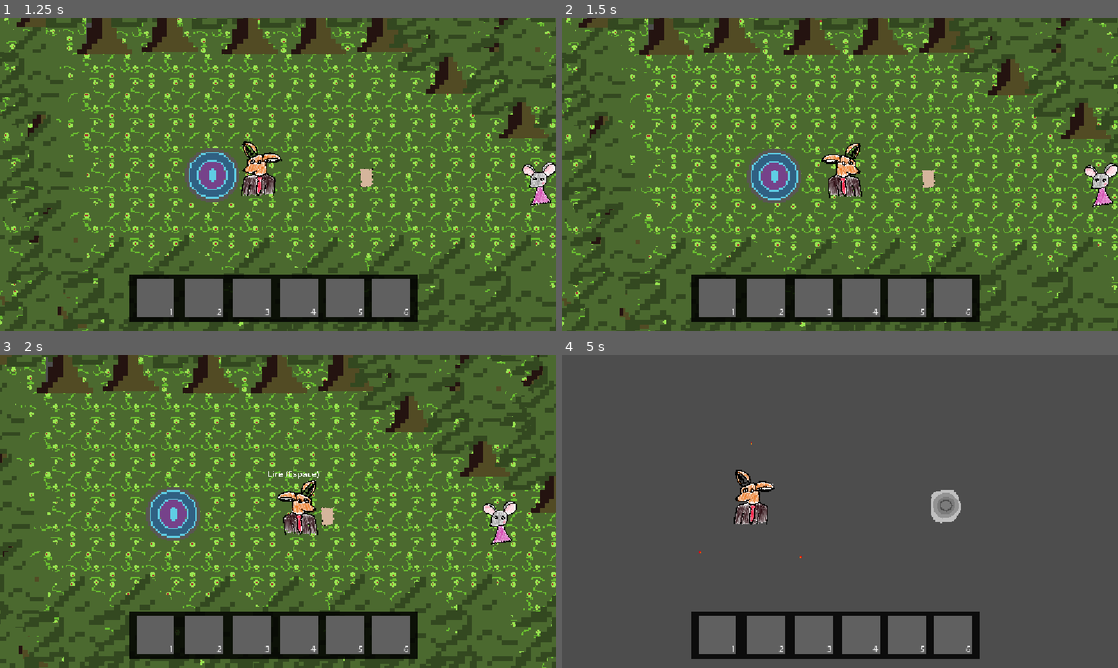
Above: before the commit, frames 1-4 (two rows, left to right).
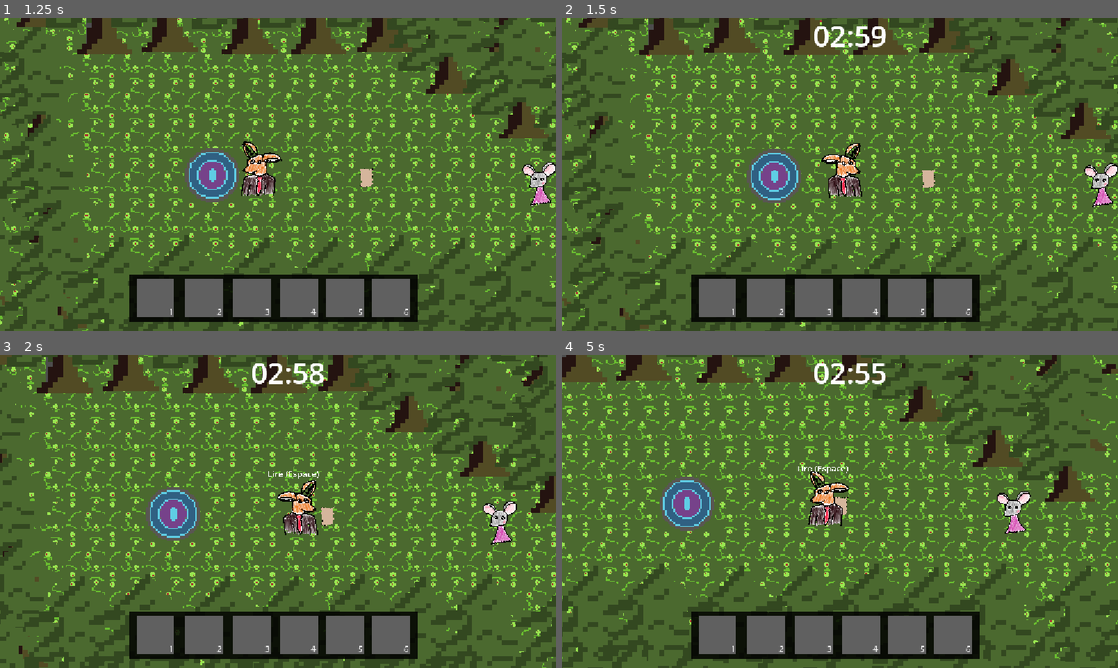
Above: after the commit, the same moments.

Repository: ygrecky/GameJam1
Game: Godot game, scene res://scenes/game_controller.tscn
Two runs of this game, one before a commit and one after it. Both use one fixed random seed, a clock stepped at 60 frames per second and the inputs below.
Inputs (mouse positions are in pixels of both pictures, inside the frame that each line leads up to):
- Up to frame 1 (1.25 s): click (278, 215) at 0.5 s
- Up to frame 2 (1.5 s): hold Right (right) from 1.28 s (still down); tap T (hide_time, bound only after the commit) at 1.35 s
- Up to frame 3 (2 s): keep holding Right (right)
- Up to frame 4 (5 s): release Right (right) at 2.03 s; hold Down (down) 2.03-2.78 s; tap 1 (Slot 1) at 2.1 s; tap T (hide_time, bound only after the commit) every 0.75 s from 2.3 to 4.55 s; hold Right (right) 2.78-3.53 s; hold 2 (Slot 2) 2.78-3.53 s; hold Up (up) 3.53-4.28 s; tap 3 (Slot 3) at 3.6 s; hold Left (left) from 4.28 s (still down); hold 4 (Slot 4) from 4.28 s (still down); tap P (debug1) at 4.9 s

Frame 1 is identical in both runs. In frame 2, 0.4% of the frame differs, in the area x 45-59%, y 2-10%; in frame 3, 0.4%; in frame 4, 92%, in the area x 0-100%, y 0-100%.

Commit message:
Deuxième fin fonctionnelle

Diff:
--- a/project.godot
+++ b/project.godot
@@ -110,6 +110,11 @@
 "events": [Object(InputEventKey,"resource_local_to_scene":false,"resource_name":"","device":-1,"window_id":0,"alt_press …(192 unchanged characters)…
 ]
 }
+hide_time={
+"deadzone": 0.2,
+"events": [Object(InputEventKey,"resource_local_to_scene":false,"resource_name":"","device":-1,"window_id":0,"alt_pressed":false,"shift_pressed":false,"ctrl_pressed":false,"meta_pressed":false,"pressed":false,"keycode":0,"physical_keycode":84,"key_label":0,"unicode":116,"location":0,"echo":false,"script":null)
+]
+}
 
 [physics]
 
--- a/scenes/Levels/Forêt.tscn
+++ b/scenes/Levels/Forêt.tscn
@@ -42,6 +42,7 @@
 [node name="FeuillePapier" parent="." unique_id=1749185933 instance=ExtResource("4_lowvy")]
 position = Vector2(377, 4)
 scale = Vector2(0.06, 0.06)
+readable = true
 
 [node name="Sol" parent="." unique_id=1363791764 instance=ExtResource("5_lowvy")]
 z_index = -1
--- a/scenes/Levels/Place village.tscn
+++ b/scenes/Levels/Place village.tscn
@@ -39,6 +39,7 @@
 [ext_resource type="Texture2D" uid="uid://c6d3rok2r2iqr" path="res://assets/décor/panneau_forge.png" id="37_11ybl"]
 [ext_resource type="Texture2D" uid="uid://b0jlnnf4j21sk" path="res://assets/décor/panneau_bibliothèque.png" id="38_6vmdp"]
 [ext_resource type="PackedScene" uid="uid://cpq1px774y8xe" path="res://scenes/Decoration/feuille_papier.tscn" id="39_11ybl"]
+[ext_resource type="PackedScene" uid="uid://c71q7iswrgo5" path="res://scenes/en_feu.tscn" id="40_6vmdp"]
 
 [node name="PlaceVillage" type="Node2D" unique_id=190258638]
 
@@ -507,6 +508,10 @@
 [node name="FeuillePapier3" parent="." unique_id=1371924350 instance=ExtResource("39_11ybl")]
 position = Vector2(4913, 2925)
 scale = Vector2(0.08, 0.08)
+
+[node name="En feu" parent="." unique_id=1901563582 instance=ExtResource("40_6vmdp")]
+position = Vector2(4897, 2878)
+scale = Vector2(1.84, 1.84)
 
 [editable path="Maison"]
 [editable path="Maison2"]
--- a/scenes/Levels/interieur_biliotheque.tscn
+++ b/scenes/Levels/interieur_biliotheque.tscn
@@ -58,17 +58,17 @@
 [node name="Biblio2" parent="." unique_id=1735855837 instance=ExtResource("5_6p2r5")]
 position = Vector2(898, -407)
 scale = Vector2(3.475, 3.475)
-texte = Array[String](["Soufflet", "Une technologie astucieuse utilisée pour propager du feu."])
+texte = Array[String](["Soufflet", "Une technologie astucieuse utilisée pour propager du feu.", "On raconte que le soufflet a une portée infinie"])
 
 [node name="Biblio3" parent="." unique_id=784989000 instance=ExtResource("5_6p2r5")]
 position = Vector2(1199.0002, -407)
 scale = Vector2(3.475, 3.475)
-texte = Array[String](["Aimant", "Son utilité reste mystérieuse, on raconte que son champ magnétique est extrèmement puissant"])
+texte = Array[String](["Aimant", "Son utilité reste mystérieuse, on raconte que son champ magnétique est extrèmement puissant", "On raconte qu'on peut orienter l'aimant dans différentes directions avec les flèches"])
 
 [node name="Biblio4" parent="." unique_id=1040922899 instance=ExtResource("5_6p2r5")]
 position = Vector2(1512.0005, -411)
 scale = Vector2(3.475, 3.475)
-texte = Array[String](["Grimoire d'invocation", "Un grimoire sur l'invocation de héros en cas d'urgence", "Une page est déchirée", "Il y a une section raturée, où vous pouvez lire \"Comment briser  …(146 unchanged characters)…
+texte = Array[String](["Grimoire d'invocation", "Un grimoire sur l'invocation de héros en cas d'urgence", "Une page est déchirée", "Il y a une section déchiréee, où vous pouvez lire \"Comment briser  …(146 unchanged characters)…
 donner_livre = true
 
 [node name="biblioth" parent="." unique_id=281381040 instance=ExtResource("6_6p2r5")]
--- a/scenes/Levels/intérieur cave.tscn
+++ b/scenes/Levels/intérieur cave.tscn
@@ -3,6 +3,7 @@
 [ext_resource type="PackedScene" uid="uid://dovg7m227or15" path="res://scenes/Decoration/parquet.tscn" id="1_in2po"]
 [ext_resource type="Texture2D" uid="uid://b7u12lnyf5nel" path="res://assets/tiles/tile_stone_1.png" id="2_obqx2"]
 [ext_resource type="Texture2D" uid="uid://r5mow7sb8cr7" path="res://assets/décor/pentagrame.png" id="3_h2wry"]
+[ext_resource type="Script" uid="uid://c5bh2le0w46kq" path="res://scripts/pentacle.gd" id="3_ngi7f"]
 [ext_resource type="PackedScene" uid="uid://r0h8ehst1iip" path="res://scenes/Decoration/mur.tscn" id="5_68xq0"]
 [ext_resource type="PackedScene" uid="uid://cbrakomq1kfn3" path="res://scenes/tp_zone.tscn" id="6_mf8xv"]
 [ext_resource type="Texture2D" uid="uid://hf3qh4exiway" path="res://assets/décor/paillasson.png" id="7_klw4l"]
@@ -18,6 +19,9 @@
 [ext_resource type="PackedScene" uid="uid://cs6uqe11x4rm3" path="res://scenes/boite_texte.tscn" id="15_vi086"]
 [ext_resource type="Script" uid="uid://irlc005im3n4" path="res://scenes/PNJ/paysane2.gd" id="17_ngi7f"]
 
+[sub_resource type="CircleShape2D" id="CircleShape2D_y7o8b"]
+radius = 96.04687
+
 [node name="Maison forgeron3" type="Node2D" unique_id=1607215442]
 position = Vector2(-17, 27)
 
@@ -31,14 +35,21 @@
 
 [node name="StaticBody2D" type="StaticBody2D" parent="." unique_id=1776865817]
 position = Vector2(826, 72)
+script = ExtResource("3_ngi7f")
 
 [node name="Sprite2D" type="Sprite2D" parent="StaticBody2D" unique_id=2122540993]
 position = Vector2(145, -14)
 scale = Vector2(14.935, 14.935)
 texture = ExtResource("3_h2wry")
 
-[node name="Mur" parent="StaticBody2D" unique_id=872404817 instance=ExtResource("5_68xq0")]
-position = Vector2(46, -572)
+[node name="Area2D" type="Area2D" parent="StaticBody2D" unique_id=2099265755]
+
+[node name="CollisionShape2D" type="CollisionShape2D" parent="StaticBody2D/Area2D" unique_id=1224128099]
+position = Vector2(150, -23)
+shape = SubResource("CircleShape2D_y7o8b")
+
+[node name="Mur6" parent="." unique_id=872404817 instance=ExtResource("5_68xq0")]
+position = Vector2(872, -500)
 
 [node name="TpZone" parent="." unique_id=1066630093 instance=ExtResource("6_mf8xv")]
 position = Vector2(39.99951, -129.00003)
--- a/scenes/PNJ/bibliothecaire2.gd
+++ b/scenes/PNJ/bibliothecaire2.gd
@@ -24,7 +24,8 @@
 	pnj_name = "Bibliothécaire "
 	dialogue = [["Bienvenue étranger !"],
 	["Voici la collection de livre très anciens du village. Il contient tout le savoir accumulé jusqu'à présent"],
-	["N'hésite pas à les lire, ils contiennent peut être des savoirs essentiels pour ta quête ! "]]
+	["Enfin, j'ai dû faire un peu de tri quand même, il y avait des livres comme ''Voir son espérance de vie avec la touche T'' qui n'avaient vraiment aucun sens..."],
+	["Bref, n'hésite pas à lire mes livres, ils contiennent peut être des savoirs essentiels pour ta quête ! "]]
 
 # Called every frame. 'delta' is the elapsed time since the previous frame.
 func _physics_process(delta: float) -> void:
--- /dev/null
+++ b/scenes/en_feu.gd
@@ -0,0 +1,12 @@
+extends Node2D
+class_name En_feu
+
+
+# Called when the node enters the scene tree for the first time.
+func _ready() -> void:
+	pass # Replace with function body.
+
+
+# Called every frame. 'delta' is the elapsed time since the previous frame.
+func _process(delta: float) -> void:
+	pass
--- /dev/null
+++ b/scenes/en_feu.tscn
@@ -0,0 +1,15 @@
+[gd_scene format=3 uid="uid://c71q7iswrgo5"]
+
+[ext_resource type="Script" uid="uid://cgr8hu13ieip2" path="res://scenes/en_feu.gd" id="1_xvheg"]
+
+[sub_resource type="RectangleShape2D" id="RectangleShape2D_u081y"]
+size = Vector2(68, 72)
+
+[node name="En feu" type="Node2D" unique_id=1901563582]
+script = ExtResource("1_xvheg")
+
+[node name="Area2D" type="Area2D" parent="." unique_id=527968252]
+
+[node name="CollisionShape2D" type="CollisionShape2D" parent="Area2D" unique_id=891242944]
+position = Vector2(24, 26)
+shape = SubResource("RectangleShape2D_u081y")
--- a/scenes/fin_du_jeu.tscn
+++ b/scenes/fin_du_jeu.tscn
@@ -1,6 +1,7 @@
 [gd_scene format=3 uid="uid://c7r6vi002c7t2"]
 
 [ext_resource type="FontFile" uid="uid://dh3ighwjb5okn" path="res://assets/fonts/deigratia/DeiGrat.ttf" id="1_brvt7"]
+[ext_resource type="Script" uid="uid://ds38f6di2xr00" path="res://scripts/fin.gd" id="1_wc53i"]
 
 [sub_resource type="Gradient" id="Gradient_wc53i"]
 offsets = PackedFloat32Array(0.8618421)
@@ -17,6 +18,7 @@
 font_size = 65
 
 [node name="Fin_du_jeu" type="CanvasLayer" unique_id=614941436]
+script = ExtResource("1_wc53i")
 
 [node name="Control" type="Control" parent="." unique_id=103235870]
 layout_mode = 3
@@ -54,13 +56,14 @@
 anchor_top = 1.0
 anchor_right = 0.5
 anchor_bottom = 1.0
-offset_left = -470.0
-offset_top = 531.0
-offset_right = 428.0
-offset_bottom = 658.0
+offset_left = -598.00006
+offset_top = 527.0
+offset_right = 687.99994
+offset_bottom = 654.0
 grow_horizontal = 2
 grow_vertical = 0
-text = "Bravo tu as tué le démon !"
+scale = Vector2(0.895, 0.895)
+text = "Bravo tu as tué le démon ! (fin 1/2)"
 label_settings = SubResource("LabelSettings_78sch")
 
 [node name="crédits" type="Label" parent="Control" unique_id=632342946]
--- a/scenes/game_controller.tscn
+++ b/scenes/game_controller.tscn
@@ -10,6 +10,7 @@
 [ext_resource type="AudioStream" uid="uid://c3aieflnwhic0" path="res://assets/sons/tic tac.wav" id="8_d6ul8"]
 [ext_resource type="PackedScene" uid="uid://c7r6vi002c7t2" path="res://scenes/fin_du_jeu.tscn" id="8_h0hye"]
 [ext_resource type="AudioStream" uid="uid://d34lfo1kwihsc" path="res://assets/sons/theme1 (2).wav" id="8_qtg6w"]
+[ext_resource type="PackedScene" uid="uid://pdpbc00ahatn" path="res://scenes/temps.tscn" id="11_1awvl"]
 
 [node name="Game Controller" type="Node" unique_id=1399786066 node_paths=PackedStringArray("world2D", "gui", "current_gui_scene")]
 script = ExtResource("1_vq0e2")
@@ -48,3 +49,6 @@
 
 [node name="Fin_du_jeu" parent="." unique_id=614941436 instance=ExtResource("8_h0hye")]
 visible = false
+
+[node name="Timer" parent="." unique_id=397395023 instance=ExtResource("11_1awvl")]
+visible = false
--- /dev/null
+++ b/scenes/temps.tscn
@@ -0,0 +1,11 @@
+[gd_scene format=3 uid="uid://pdpbc00ahatn"]
+
+[node name="Control" type="CanvasLayer" unique_id=397395023]
+
+[node name="Label" type="Label" parent="." unique_id=1362916549]
+offset_left = 520.0
+offset_top = -5.0
+offset_right = 639.0
+offset_bottom = 78.0
+theme_override_font_sizes/font_size = 60
+text = "2:30"
--- a/scripts/feu.gd
+++ b/scripts/feu.gd
@@ -42,6 +42,16 @@
 			bdd.dialogue = [["Au feu !! L'étranger met feu à nos maisons, qu'on le banisse immédiatement !!"]]
 			bdd.ending_func = (func  end_func(): Global.game_controller.restart_boucle())
 			Global.game_controller.current_2d_scene.add_child.call_deferred(bdd)
+
+	for elt in zone.get_overlapping_areas():
+		if(elt.get_parent() is En_feu):
+			Global.player.isTalking = true
+			var bdd = load("res://scenes/boite_texte.tscn").instantiate()
+			bdd.dialogue = [["Une odeur de brulée s'échappe dans l'air"]]
+			Global.player.brule_feuille = true
+			Global.game_controller.current_2d_scene.add_child.call_deferred(bdd)
+			elt.get_parent().queue_free()
+
 	pass
 
 func grow(delta, player_facingX, player_facingY):
--- a/scripts/feuille_papier.gd
+++ b/scripts/feuille_papier.gd
@@ -1,6 +1,8 @@
 extends Node2D
 class_name Papier
 @export var area : Area2D
+@export var readable : bool
+var deja_lu = false
 
 
 
@@ -17,12 +19,25 @@
 func _physics_process(delta: float) -> void:
 	for elt in area.get_overlapping_bodies():
 		if(elt is Player and elt.action_just_pressed):
-			await get_tree().create_timer(0.1).timeout
+			elt.action_just_pressed = false
 			print("Lecture de la feuille")
 			if not Global.lettre_grimoire and not Global.player.object_unlocked[4]:
-				Global.lettre_grimoire = true
+				if(readable and not(deja_lu)):
+					Global.lettre_grimoire = true
+					deja_lu = true
+
+				elif not(deja_lu):
+					var bdd = load("res://scenes/boite_texte.tscn").instantiate()
+					bdd.dialogue = [["Vous ne comprenez pas un mot de ce que vous lisez"]]
+					Global.game_controller.current_2d_scene.add_child.call_deferred(bdd)
+				else:
+					var bdd = load("res://scenes/boite_texte.tscn").instantiate()
+					bdd.dialogue = [["Vous avez déjà essayé de lire cette lettre..."]]
+					Global.game_controller.current_2d_scene.add_child.call_deferred(bdd)
 			elif not Global.lettre_grimoire:
 				print("lettre ramassée")
+				if(readable):
+					Global.player.feuille_283 = true
 				Global.player.isTalking = true
 				var bdd = load("res://scenes/boite_texte.tscn").instantiate()
 				Global.player.feuilles_grimoire +=1
--- /dev/null
+++ b/scripts/fin.gd
@@ -0,0 +1,12 @@
+extends CanvasLayer
+var bravo
+
+# Called when the node enters the scene tree for the first time.
+func _ready() -> void:
+	bravo = $Control/bravo
+	pass # Replace with function body.
+
+
+# Called every frame. 'delta' is the elapsed time since the previous frame.
+func _process(delta: float) -> void:
+	pass
--- a/scripts/flèche.gd
+++ b/scripts/flèche.gd
@@ -45,6 +45,7 @@
 				Global.player.isTalking = true
 				elt.talk_to_bis(func end_func() :
 					Global.game_controller.fin_jeu.visible = true
+					Global.game_controller.fin_jeu.bravo.text = "Bravo tu as tué le démon ! (fin 1/2)"
 					Global.game_controller.switch_to_menu())
 			queue_free()
 	move_and_slide()
--- a/scripts/game_controller.gd
+++ b/scripts/game_controller.gd
@@ -23,9 +23,13 @@
 var fin_jeu
 var sound_effect_tic
 
+var timer
+
 func restart_boucle():
 	Global.game_controller.sound_effect_tic.play()
 	Global.restart_boucle = true
+	timer.visible = false
+
 
 # Called when the node enters the scene tree for the first time.
 func _ready() -> void:
@@ -36,6 +40,7 @@
 	fin_jeu = $Fin_du_jeu
 	sound_effect_tic = $AudioTic
 	music_ow = $Musique
+	timer = $Timer
 
 	camera_limits["res://scenes/Levels/Forêt.tscn"] = [-910,-1043,1350,993]
 	camera_limits["res://scenes/Levels/Place village.tscn"] = [-100,-4800,5000,3400]
@@ -56,6 +61,7 @@
 	get_tree().root.add_child(inventory)
 
 func switch_to_menu():
+	timer.visible = false
 	Global.inMenu = true
 	current_gui_scene = load("res://scenes/menu.tscn").instantiate()
 	get_tree().root.add_child(current_gui_scene)
@@ -73,6 +79,7 @@
 	Global.player.music_ow.stop()
 	Global.player.music_house.stop()
 	current_2d_scene_name="none"
+
 	for scene in scenes.keys():
 		print(scene)
 		scenes[scene].queue_free()
--- a/scripts/global.gd
+++ b/scripts/global.gd
@@ -19,9 +19,8 @@
 		get_tree().create_timer(durée_boucle).timeout.connect(func() : finir_le_jeu())
 
 # Called when the node enters the scene tree for the first time.
-func _ready() -> void:
-	time = Time.get_ticks_msec() * 1000
-	get_tree().create_timer(durée_boucle).timeout.connect(func() : finir_le_jeu())
+
+
 
 # Called every frame. 'delta' is the elapsed time since the previous frame.
 func _process(delta: float) -> void:
--- /dev/null
+++ b/scripts/pentacle.gd
@@ -0,0 +1,12 @@
+extends StaticBody2D
+class_name Pentacle
+
+
+# Called when the node enters the scene tree for the first time.
+func _ready() -> void:
+	pass # Replace with function body.
+
+
+# Called every frame. 'delta' is the elapsed time since the previous frame.
+func _process(delta: float) -> void:
+	pass
--- a/scripts/player.gd
+++ b/scripts/player.gd
@@ -36,6 +36,7 @@
 var sound_effect
 var feuilles_grimoire_max = 4
 var feuilles_grimoire = 0
+var stop_time = false
 
 @export var aimant_acceleration = 0.1
 @export var aimant_max_speed = 600
@@ -43,6 +44,14 @@
 
 var barrone_aimant = false
 var show_baronne2 = false
+
+
+var brule_feuille = false
+var miroir_casse = false
+var feuille_283 = false
+var time= 0
+var loop_duration = 180
+var first_time = 0
 
 func demon_random():
 	return liste_perso[randi_range(0, len(liste_perso)-1)]
@@ -56,6 +65,7 @@
 	interaction_label.visible = false
 	speed = 400
 	demon = demon_random()
+	first_time = Time.get_ticks_msec()/1000
 
 func get_input(delta):
 	aimant_activé = actions_pressed[aimant_index]
@@ -108,18 +118,26 @@
 			facing_x = 0
 			facing_y = -1
 
-	if Input.is_action_just_pressed("debug1"):
-		Global.player.inTransition = true
-		Global.game_controller.change_2d_scene("res://scenes/test_scene.tscn",false,true)
-
-	if Input.is_action_just_pressed("debug2"):
-		Global.player.inTransition = true
-		Global.game_controller.change_2d_scene("res://scenes/game.tscn",false,true)
+	if Input.is_action_just_pressed("hide_time"):
+		if(Global.game_controller.timer.visible):
+			Global.game_controller.timer.visible = false
+		else:
+			Global.game_controller.timer.visible = true
 	if(not(aimant_activé)):
 		velocity = Vector2(direction_x, direction_y) * speed*delta*60
 
 func _process(delta: float) -> void:
+	if(not(stop_time)):
+		time = Time.get_ticks_msec()/1000 - first_time
+
+	if(time>=loop_duration):
+		loop_duration = 10000000
+		Global.game_controller.restart_boucle()
 	pass
+	if((loop_duration-time)%60<10):
+		Global.game_controller.timer.get_child(0).text = "0"+str((loop_duration-time)/60)+":0"+str((loop_duration-time)%60)
+	else:
+		Global.game_controller.timer.get_child(0).text = "0"+str((loop_duration-time)/60)+":"+str((loop_duration-time)%60)
 
 
 func _physics_process(delta):
@@ -226,14 +244,34 @@
 	if(index==3):
 		var bdd = load("res://scenes/boite_texte.tscn").instantiate()
 		bdd.dialogue = [["Un joli miroir, vous pouvez admirer votre beauté dans le reflet"]]
+		for elt in collision_.get_overlapping_areas():
+				if(elt.get_parent() is Pentacle):
+					bdd.dialogue = [["Vous cassez le miroir"]]
+					miroir_casse = true
 		Global.game_controller.current_2d_scene.add_child.call_deferred(bdd)
 
 	if(index==4):
 		var bdd = load("res://scenes/boite_texte.tscn").instantiate()
-		if(not(feuilles_grimoire==feuilles_grimoire)):
+		if(not(brule_feuille) and not(feuilles_grimoire==feuilles_grimoire_max)):
 			bdd.dialogue = [["Il manque "+ str(feuilles_grimoire_max-feuilles_grimoire)+" pages au grimoire, impossible de le lire"]]
-		else:
-			bdd.dialogue = [["Le grimoire est à présent complet [TODO]"]]
+		elif(feuilles_grimoire==feuilles_grimoire_max):
+			bdd.dialogue = [["Le grimoire est à présent complet. Vous y lisez :"],["To break the loop, you must first find the cursed object and burn it ."], ["To find it, hold your magnet at the start of the village, and let the magnetic fields guide you"],["At the end of the magnetic road, you will find the cursed object lying on the floor."],["After burning it, break a mirror in the center of a pentagram, and read the incantation of the 383th page of this grimoire to break the loop."]]
+		elif(brule_feuille and not(miroir_casse)):
+			bdd.dialogue = [["Le grimoire s'est mis à briller."]]
+		elif(miroir_casse and not(feuille_283)):
+			bdd.dialogue = [["La page 283 où serait inscrite l'invocation est manquante"]]
+		elif(miroir_casse and feuille_283):
+			bdd.dialogue = [["Il faut lire l'invocation dans le pentagramme"]]
+			for elt in collision_.get_overlapping_areas():
+				if(elt.get_parent() is Pentacle):
+					stop_time = true
+					bdd.dialogue = [["Vous lisez l'invocation :"], ["'Lorem ipsum dolor sit amet, consectetur adipiscing elit, sed do eiusmod tempor incididunt ut labore et dolore magna aliqua. Ut enim ad minim veniam, quis nostrud exercitation ullamco laboris nisi ut aliquip ex ea commodo consequat. Duis aute irure dolor in reprehenderit in voluptate velit esse cillum dolore eu fugiat nulla pariatur. Excepteur sint occaecat cupidatat non proident, sunt in culpa qui officia deserunt mollit anim id est laborum.'"],["Vous entendez un bruit sourd. ça y est, vous êtes libre, la boucle est brisée"]]
+					bdd.ending_func = (func end_func() :
+						if(not(Global.game_controller.fin_jeu.visible)):
+							Global.game_controller.fin_jeu.visible = true
+							Global.game_controller.fin_jeu.bravo.text = "Bravo tu as brisé la boucle !(fin 2/2)"
+							Global.game_controller.switch_to_menu())
+
 		Global.game_controller.current_2d_scene.add_child.call_deferred(bdd)
 
 
@@ -269,7 +307,10 @@
 		interaction_label.text = "Entrer (Espace)"
 	elif area.get_parent() is Papier:
 		interaction_label.visible = true
-		interaction_label.text = "Lire (Espace)"
+		if(object_unlocked[4]):
+			interaction_label.text = "Ramasser (Espace)"
+		else:
+			interaction_label.text = "Lire (Espace)"
 	elif area.get_parent() is Aimant:
 		interaction_label.visible = true
 		interaction_label.text = "Récupérer (Espace)"
Not shown, added: scenes/en_feu.gd.uid
Not shown, added: scripts/fin.gd.uid
Not shown, added: scripts/pentacle.gd.uid
